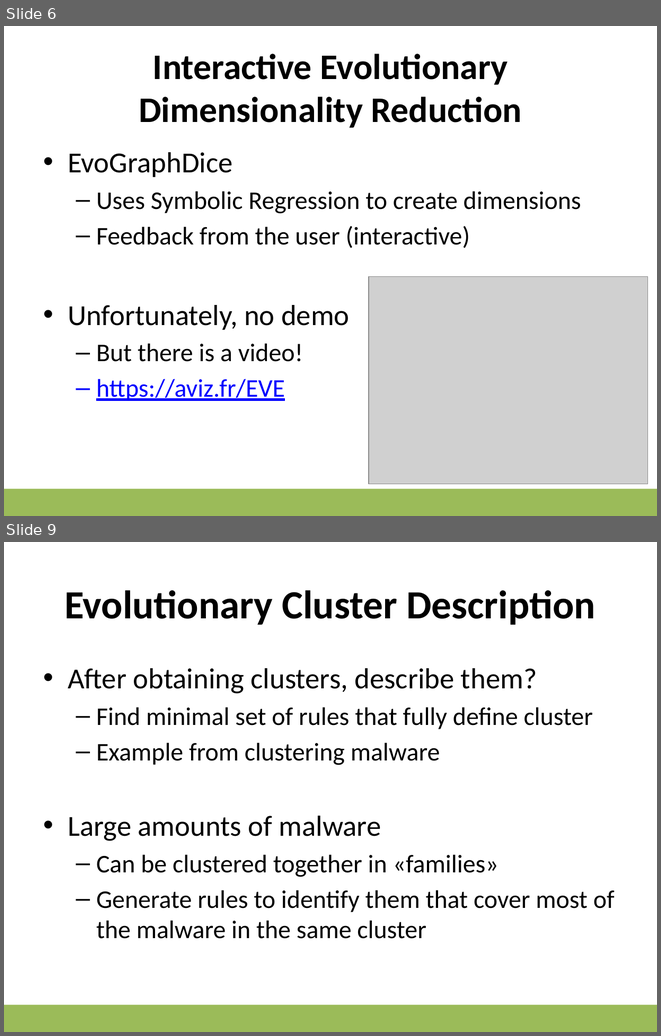
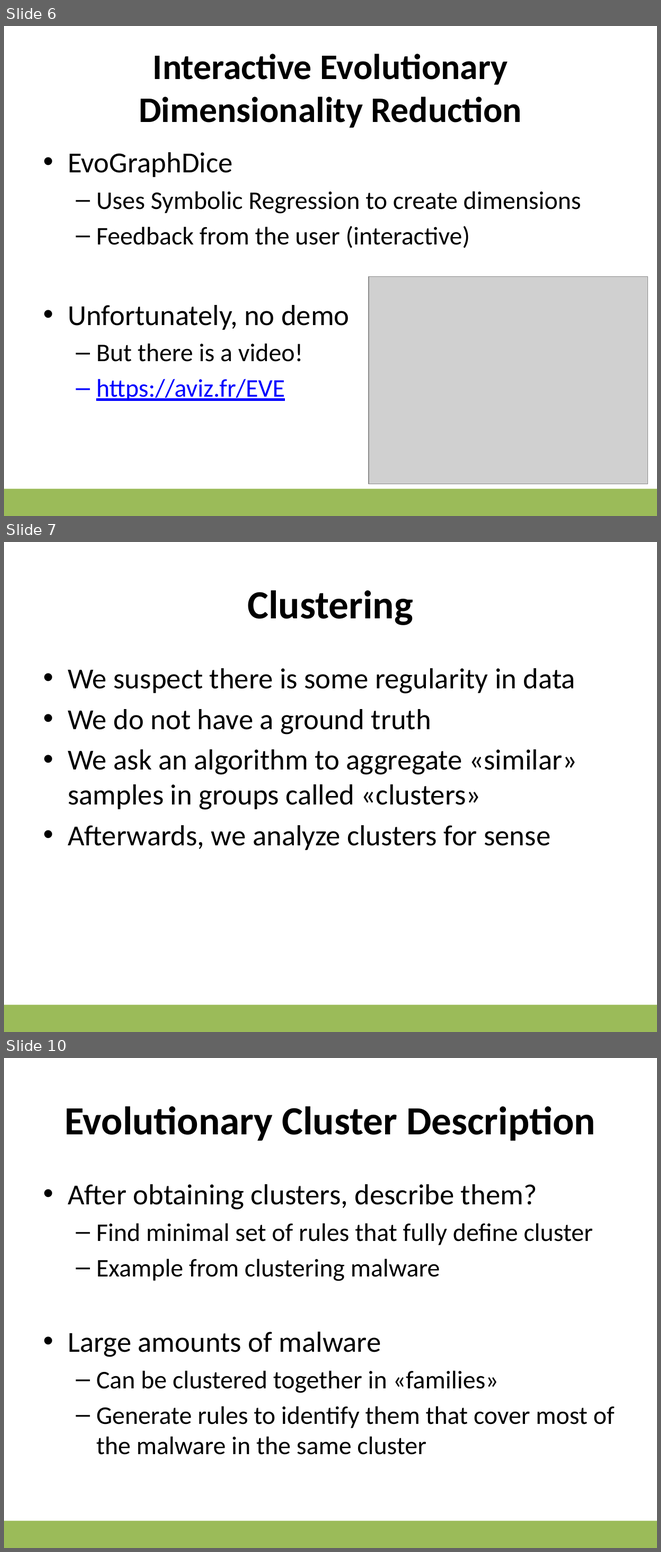
Before and after one commit to albertotonda/teaching, a slide deck: ml-subjects/Unsupervised ML.pptx. Shown one above the other, each under a label of ours: slides 6 and 9 before the commit, slides 6, 7 and 10 after it; the slides between them are not shown. The pictures are 661x1036 and 661x1552 pixels, drawn with LibreOffice and Linux fonts; fonts in the diff are those of the drawing; grey boxes stand for pictures; background and template pictures are left out. Boxes give left, top, right and bottom in pixels: in the first picture for what was removed or moved away, otherwise in the second. Text is boxed around its words. In the diff, an @@ line names an element or a change of style, - is before the commit and + after.

```diff
--- a/ml-subjects/Unsupervised ML.pptx
+++ b/ml-subjects/Unsupervised ML.pptx
@@ slide 7 added at (4,542,657,1032), background #FFFFFF; not listed: 1 template element that a slide beside it also shows @@
@@ title added at (248,590,413,625), 44 pt, text #000000, bold @@
+Clustering
@@ text added at (68,668,577,850), 32 pt, text #000000 @@
+• We suspect there is some regularity in data
+• We do not have a ground truth
+• We ask an algorithm to aggregate «similar» samples in groups called «clusters»
+• Afterwards, we analyze clusters for sense
@@ what was slide 9 is now slide 10 @@
```
Also in this commit, not shown: 1 slide changed, 2 other slides added, 2 slides removed, 3 other files.
